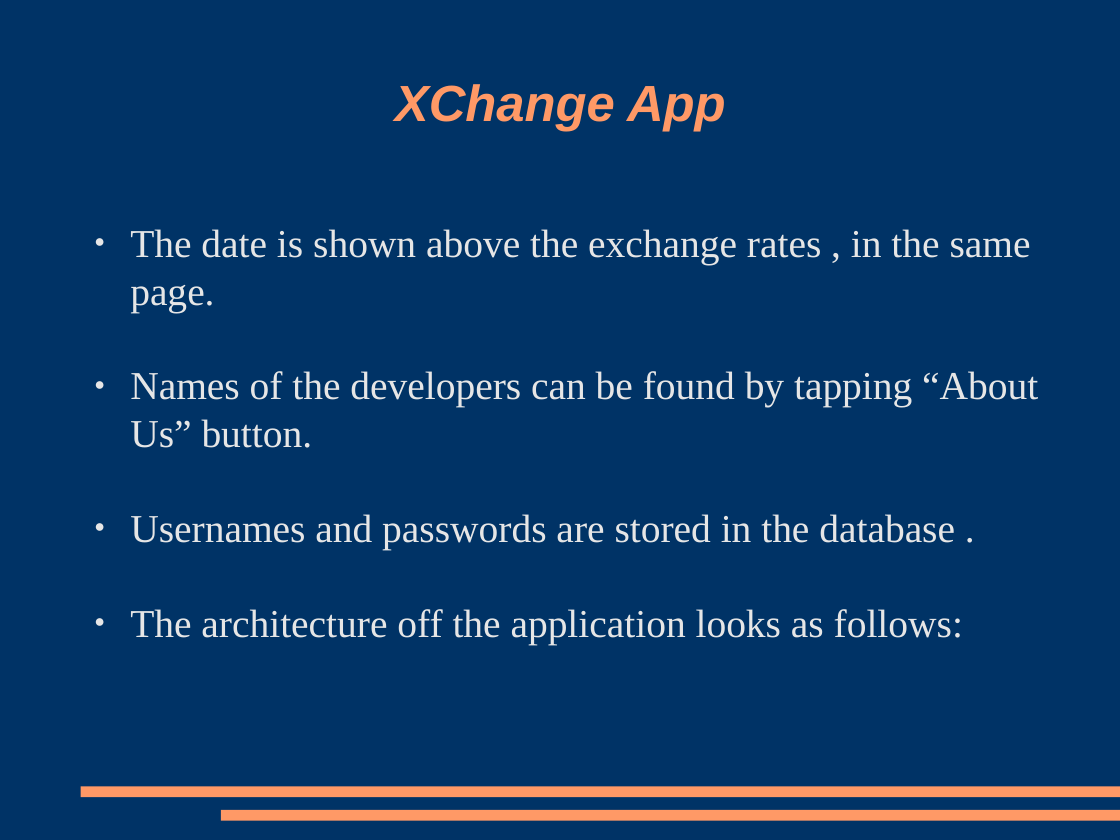
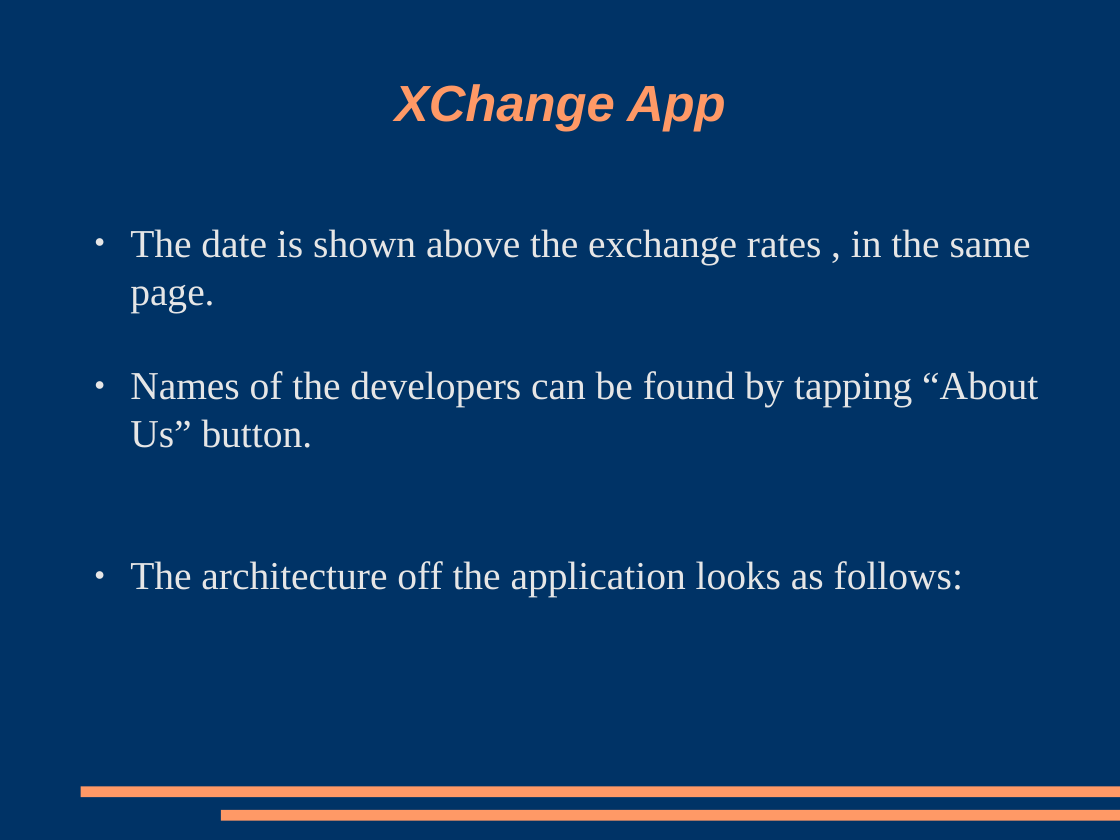
Before and after one commit to ArdaOzkardesler/Xchange-Presentation, a slide deck: slide 4 of XChange Presentation.odp. Drawn at 1120x840 pixels with LibreOffice and Linux fonts; fonts in the diff are those of the drawing. Boxes give left, top, right and bottom in pixels: in the first picture for what was removed or moved away, otherwise in the second. Text is boxed around its words. In the diff, an @@ line names an element or a change of style, - is before the commit and + after.

```diff
--- a/XChange Presentation.odp
+++ b/XChange Presentation.odp
@@ text at [130, 514, 955, 550]: paragraph removed @@
-● Usernames and passwords are stored in the database .
```
Also in this commit, not shown: 2 other slides changed, 1 other file.
